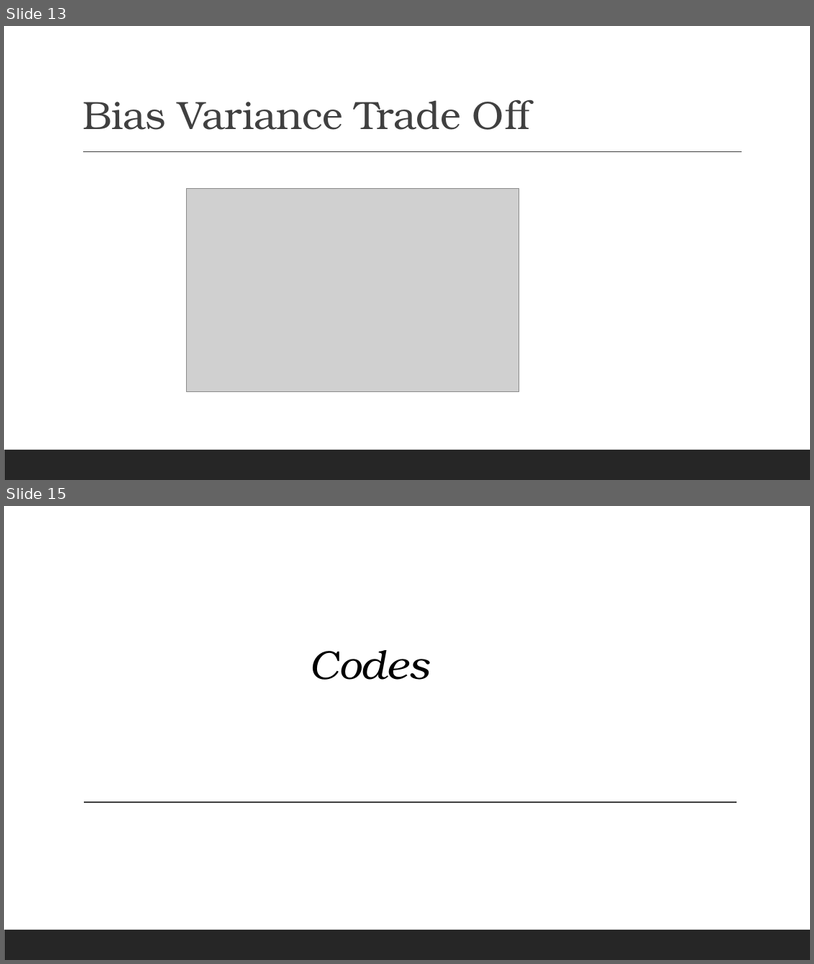
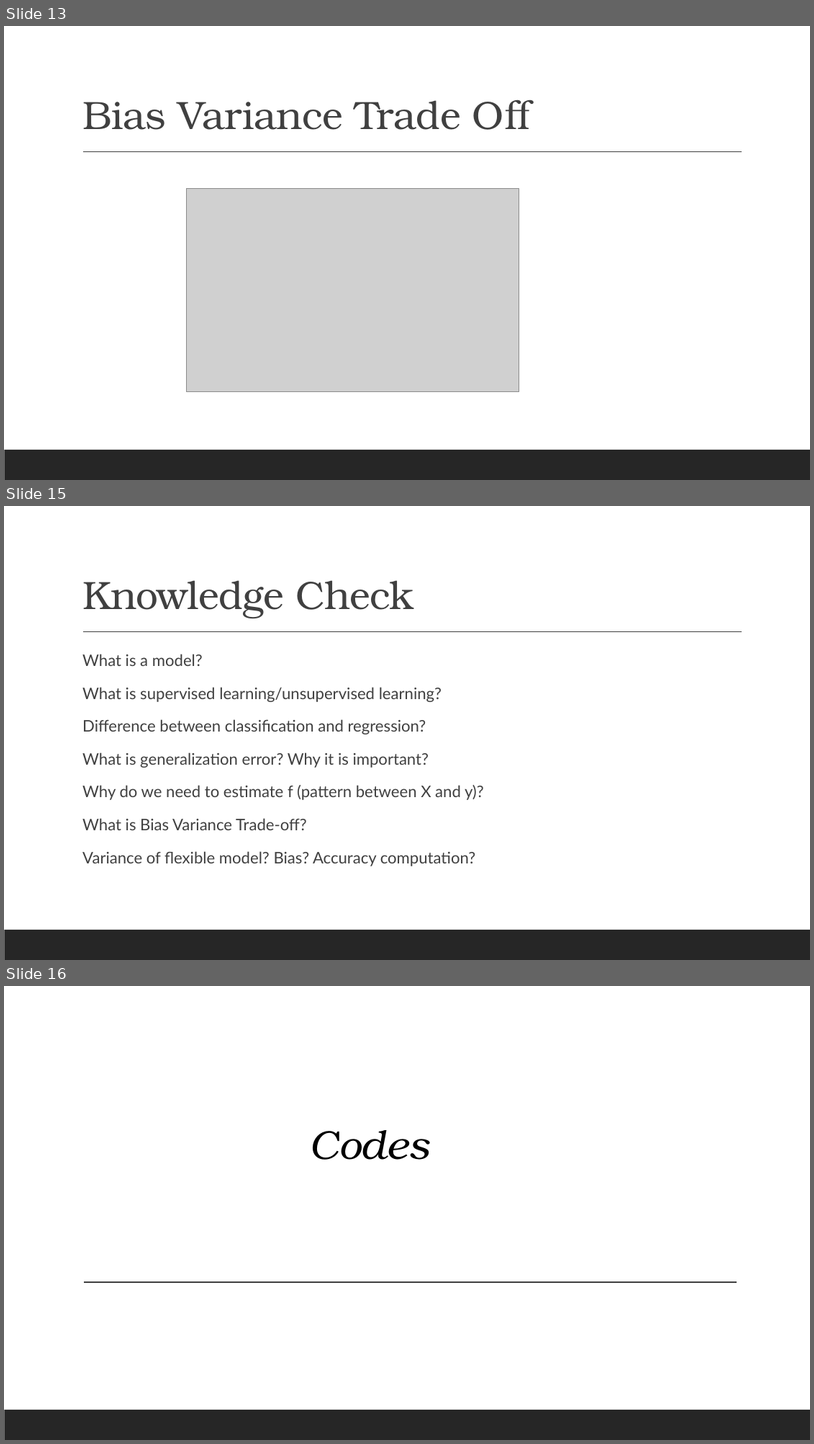
Before and after one commit to ashvani/learning-isl, a slide deck: Intro to ML.pptx. Shown one above the other, each under a label of ours: slides 13 and 15 before the commit, slides 13, 15 and 16 after it; the slides between them are not shown. The pictures are 814x964 and 814x1444 pixels, drawn with LibreOffice and Linux fonts; fonts in the diff are those of the drawing; grey boxes stand for pictures. Boxes give left, top, right and bottom in pixels: in the first picture for what was removed or moved away, otherwise in the second. Text is boxed around its words. In the diff, an @@ line names an element or a change of style, - is before the commit and + after.

Commit message:
Added motivation for MSE & Accuracy as a model performance metric

```diff
--- a/Intro to ML.pptx
+++ b/Intro to ML.pptx
@@ slide 15 added at (x1=4, y1=506, x2=810, y2=960), background #FFFFFF; not listed: 2 template elements that a slide beside it also shows @@
@@ title added at (x1=82, y1=580, x2=414, y2=618), 47 pt, text #404040 @@
+Knowledge Check
@@ text added at (x1=82, y1=654, x2=484, y2=866), 19 pt, text #404040 @@
+  What is a model?
+  What is supervised learning/unsupervised learning?
+  Difference between classification and regression?
+  What is generalization error? Why it is important?
+  Why do we need to estimate f (pattern between X and y)?
+  What is Bias Variance Trade-off?
+  Variance of flexible model? Bias? Accuracy computation?
@@ what was slide 15 is now slide 16 @@
```
Also in this commit, not shown: 5 slides changed, 3 other files.
